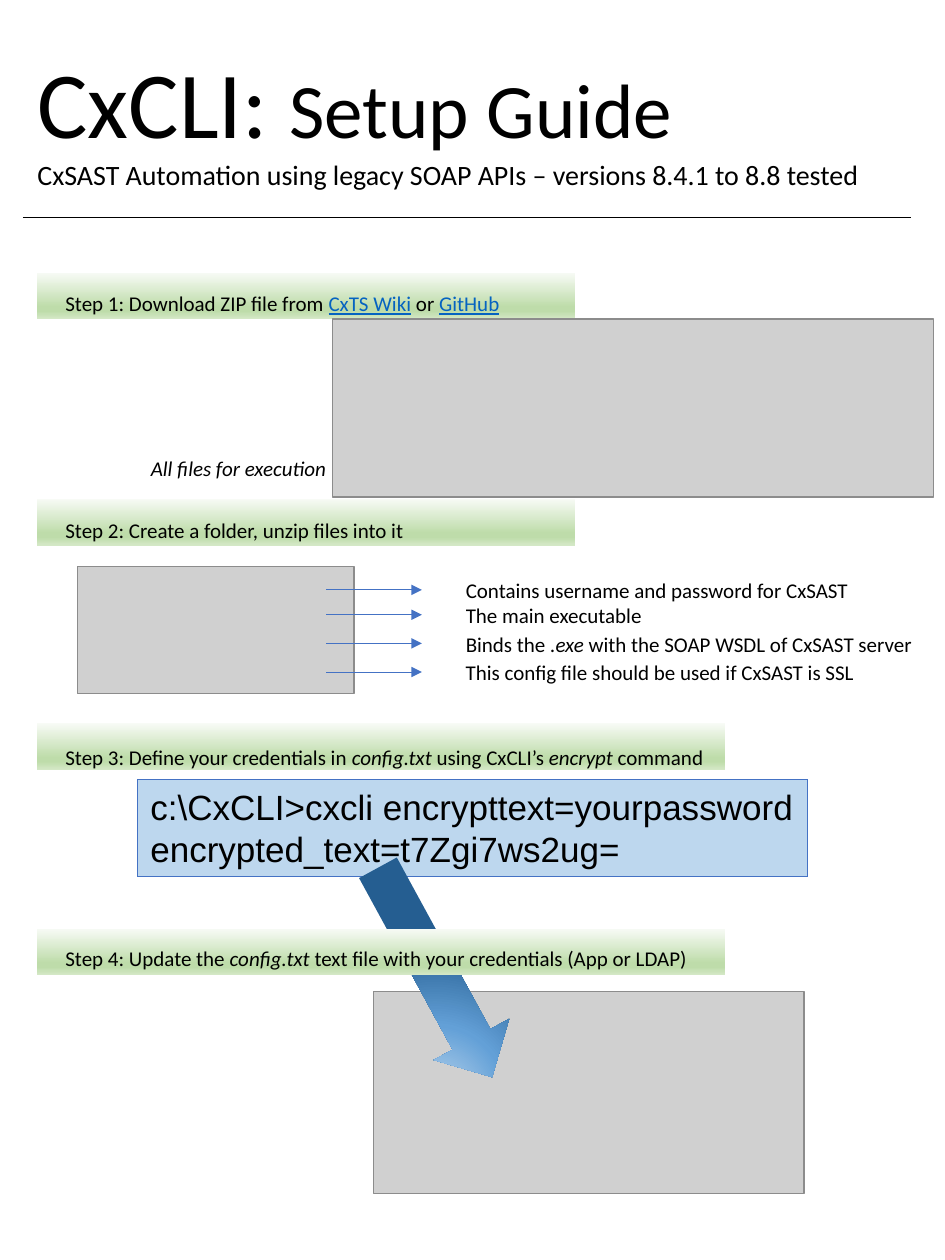
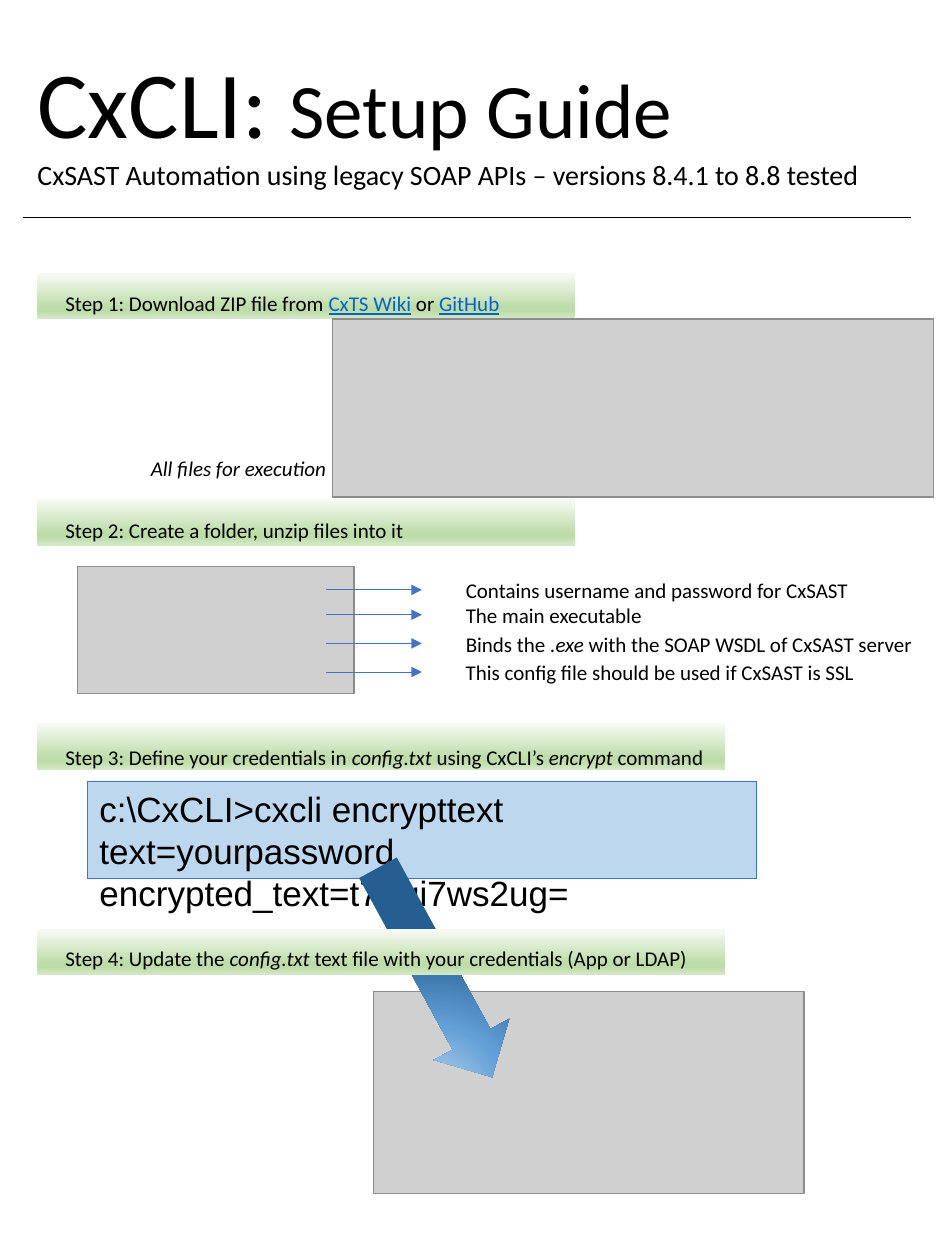
Before and after one commit to cx-demo/CxSoapAPIDemo, a slide deck: slide 1 of CxCLI/bin/Debug/20190415_CxCLI_Setup.pptx. Drawn at 945x1260 pixels with LibreOffice and Linux fonts; fonts in the diff are those of the drawing; grey boxes stand for pictures. Boxes give left, top, right and bottom in pixels: in the first picture for what was removed or moved away, otherwise in the second. Text is boxed around its words. In the diff, an @@ line names an element or a change of style, - is before the commit and + after.

```diff
--- a/CxCLI/bin/Debug/20190415_CxCLI_Setup.pptx
+++ b/CxCLI/bin/Debug/20190415_CxCLI_Setup.pptx
@@ rectangle "c:\CxCLI>cxcli encrypttext text=yourpassword": place and size @@
-rectangle "c:\CxCLI>cxcli encrypttext text=yourpassword" at box(137, 780, 806, 877)
+rectangle "c:\CxCLI>cxcli encrypttext text=yourpassword" at box(87, 781, 756, 878)
@@ text in rectangle at box(99, 796, 503, 871): text changed @@
-c:\CxCLI>cxcli encrypttext=yourpassword
+c:\CxCLI>cxcli encrypttext text=yourpassword
```
Also in this commit, not shown: 2 other files.
